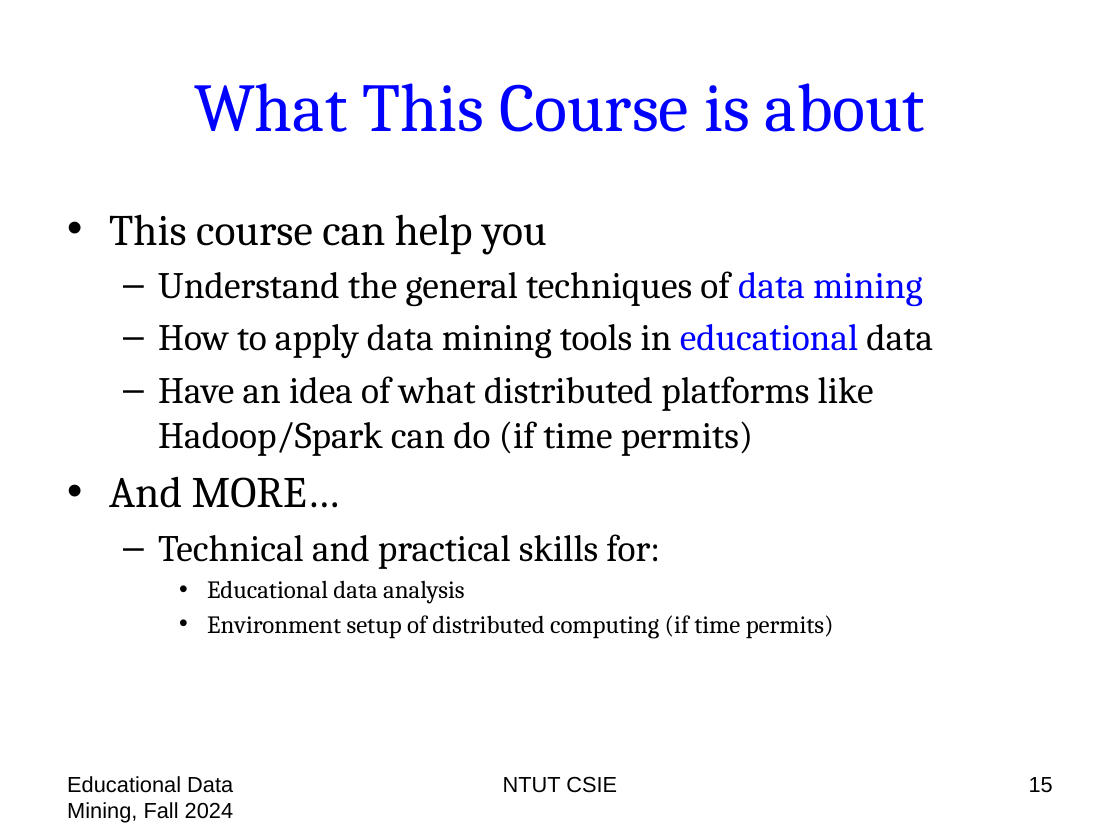
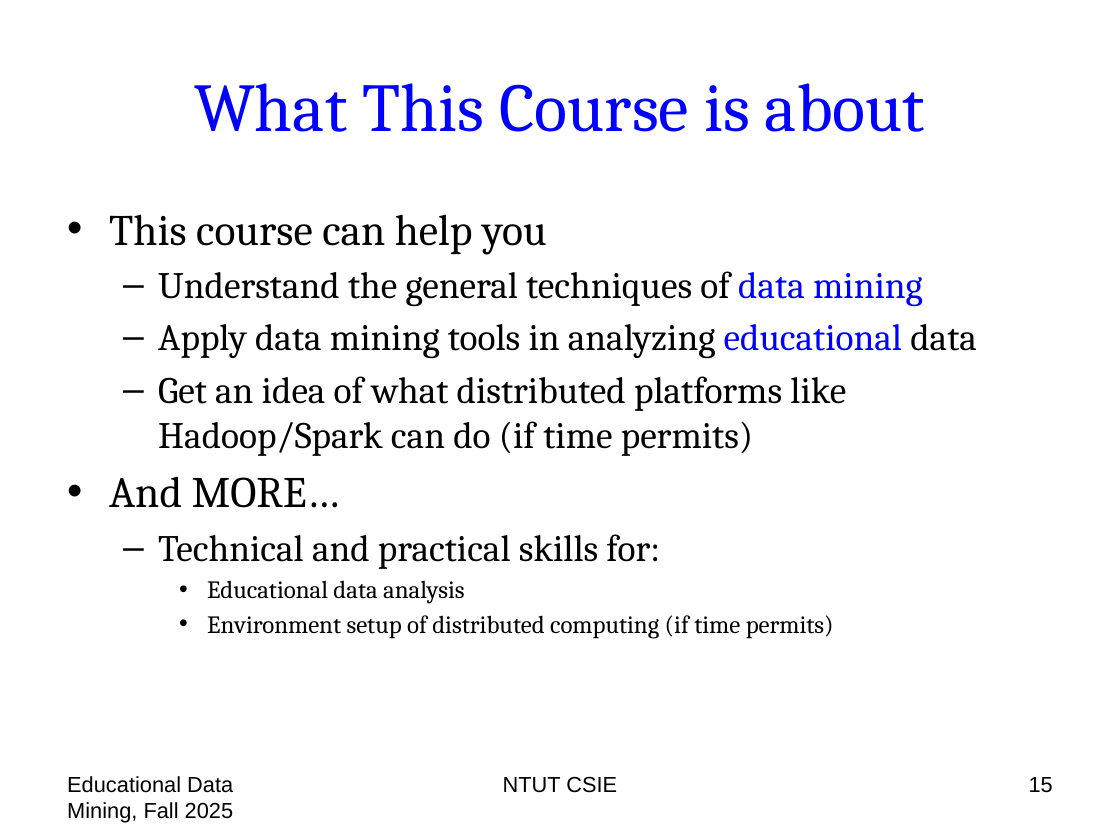
Before and after one commit to chriswjh/chriswjh.github.io, a slide deck: slide 15 of EDM/00-overview.pptx. Drawn at 1120x840 pixels with LibreOffice and Linux fonts; fonts in the diff are those of the drawing. Boxes give left, top, right and bottom in pixels: in the first picture for what was removed or moved away, otherwise in the second. Text is boxed around its words. In the diff, an @@ line names an element or a change of style, - is before the commit and + after.

```diff
--- a/EDM/00-overview.pptx
+++ b/EDM/00-overview.pptx
@@ text at box(158, 324, 977, 456): text changed @@
-  – How to apply data mining tools in educational data
-  – Have an idea of what distributed platforms like Hadoop/Spark can do (if time permits)
+  – Apply data mining tools in analyzing educational data
+  – Get an idea of what distributed platforms like Hadoop/Spark can do (if time permits)
@@ text at box(67, 776, 234, 823): text changed @@
-Educational Data Mining, Fall 2024
+Educational Data Mining, Fall 2025
```
Also in this commit, not shown: 32 other slides changed, 1 other file.
